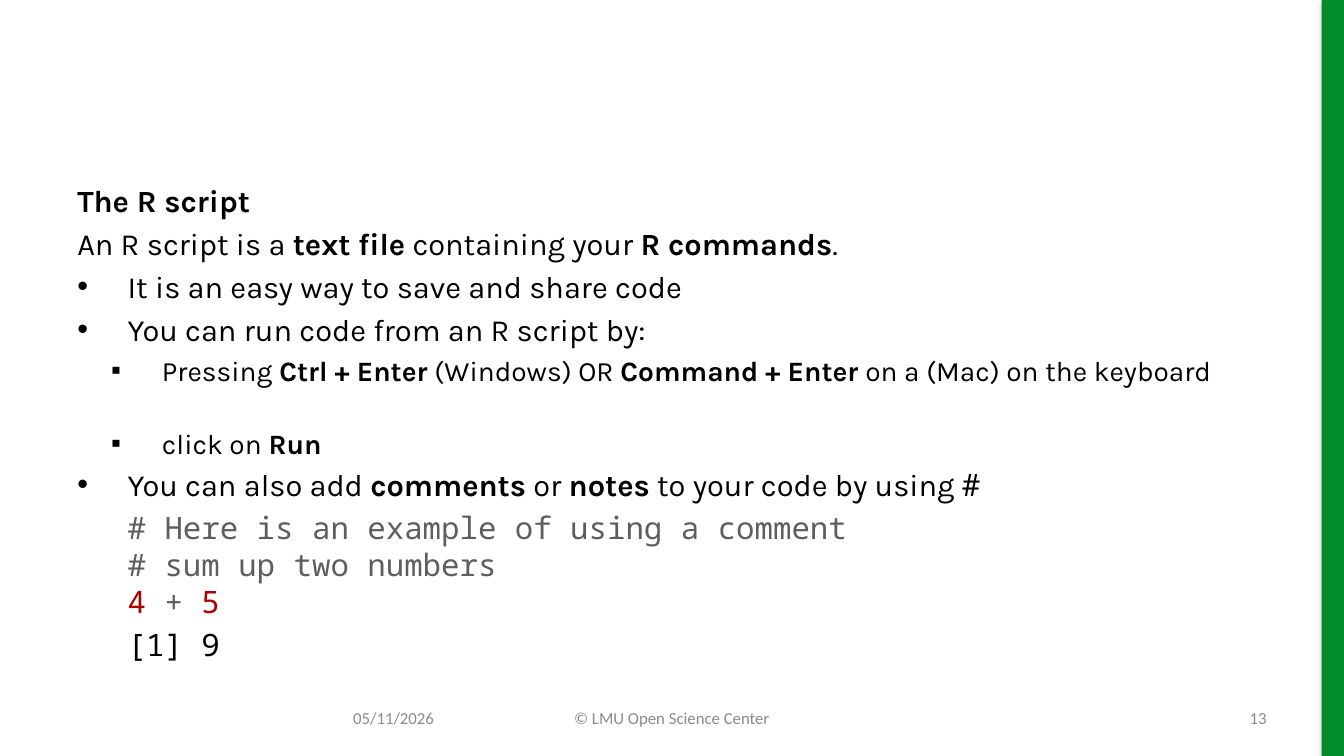
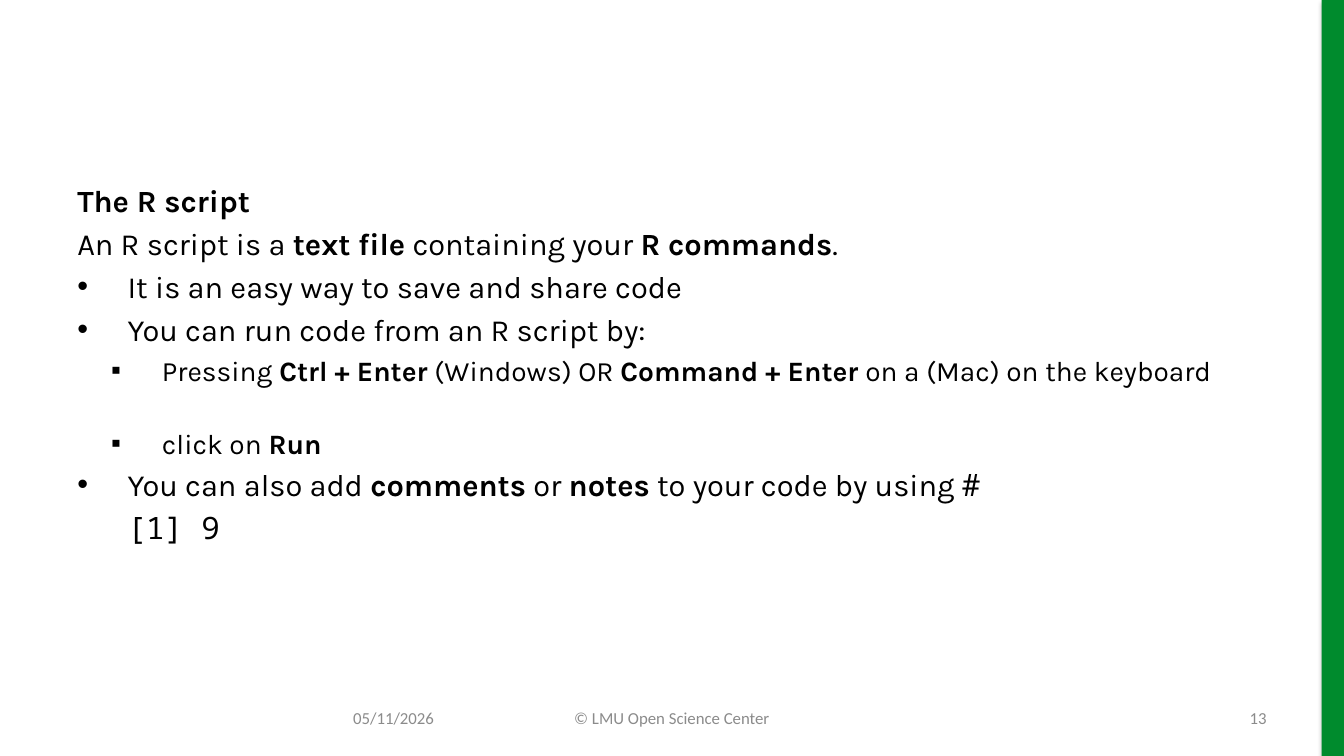
Before and after one commit to lmu-osc/slides-r-part-I, a slide deck: slide 13 of slides-r-part-I.pptx. Drawn at 1344x756 pixels with LibreOffice and Linux fonts; fonts in the diff are those of the drawing; background and template pictures are left out. Boxes give left, top, right and bottom in pixels: in the first picture for what was removed or moved away, otherwise in the second. Text is boxed around its words. In the diff, an @@ line names an element or a change of style, - is before the commit and + after.

```diff
--- a/slides-r-part-I.pptx
+++ b/slides-r-part-I.pptx
@@ text at (128, 515, 847, 614): paragraph removed @@
-# Here is an example of using a comment
-# sum up two numbers
-4 + 5
```
Also in this commit, not shown: 29 other slides changed, 34 other files.
